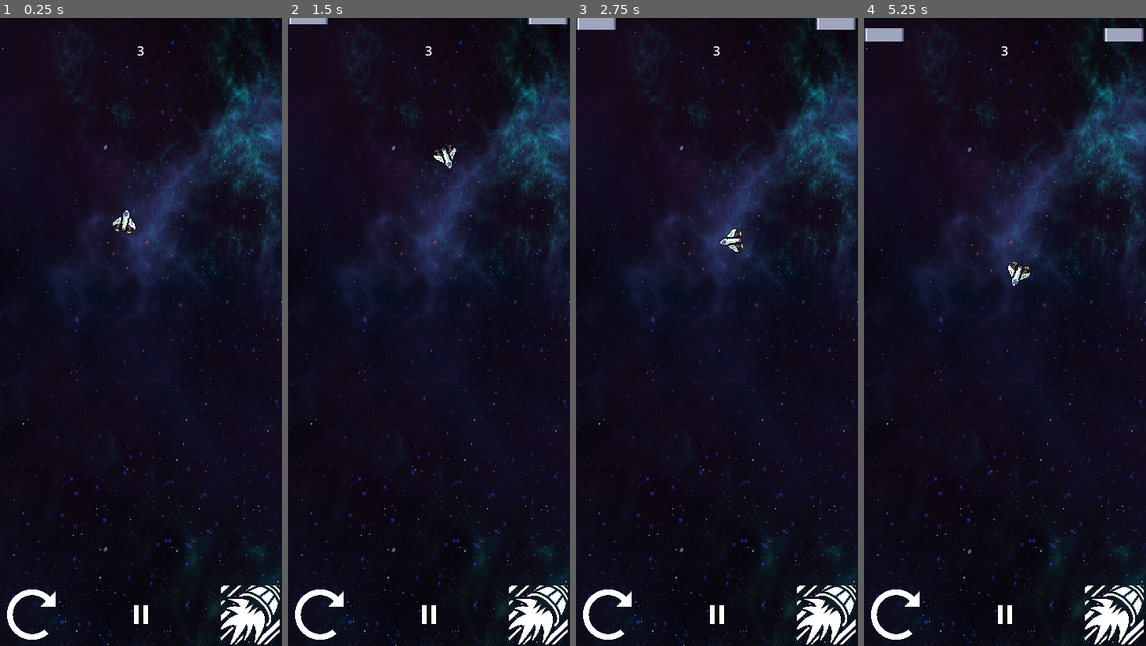
Above: before the commit, frames 1-4 (left to right).
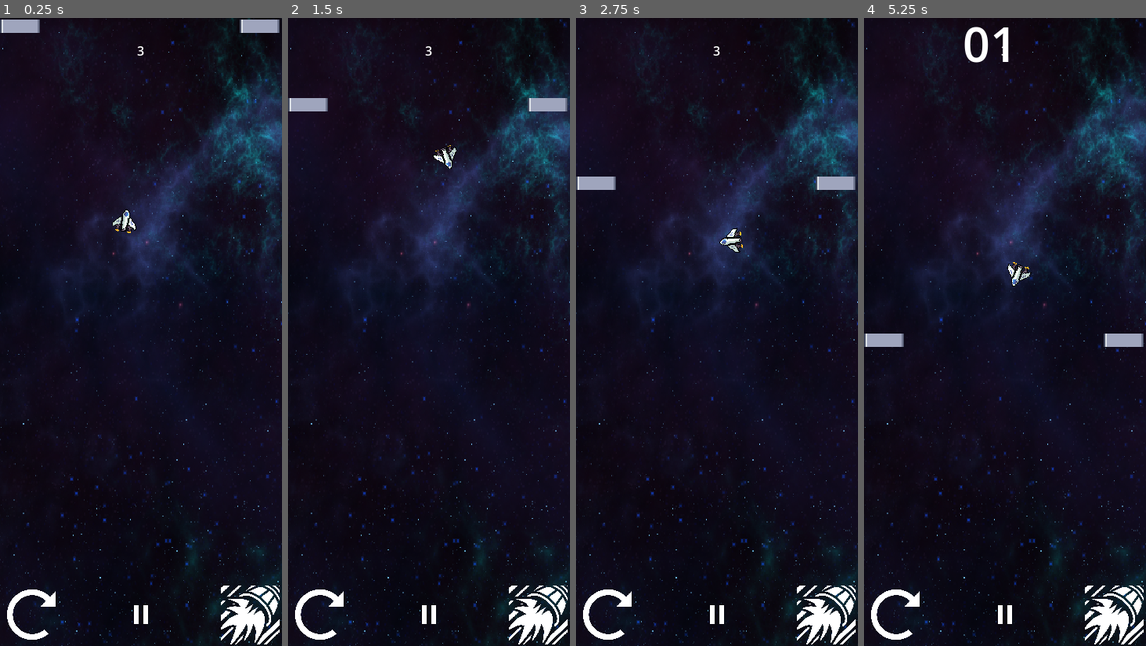
Above: after the commit, the same moments.

Repository: Alxlol/NeonSurge2
Game: Godot game, scene res://levels/master_level.tscn
The game is run twice, just before and just after one commit, with the same random seed, the same clock (stepped at 60 frames per second) and the same inputs.
Inputs:
- Up to frame 1 (0.25 s): no input
- Up to frame 2 (1.5 s): hold Space (Thrust) 0.53-1.28 s; tap Ctrl (Rotate) at 0.6, 1.35 s
- Up to frame 3 (2.75 s): hold Space (Thrust) from 2.03 s (still down); tap Ctrl (Rotate) at 2.1 s
- Up to frame 4 (5.25 s): tap Ctrl (Rotate) every 0.75 s from 2.85 to 5.1 s; release Space (Thrust) at 3.53 s

The runs differ from the first frame. In frame 1, 0.6% of the frame differs, in the area x 0-100%, y 0-100%; in frame 2, 0.9%; in frame 3, 1.2%; in frame 4, 1.7%, in the area x 0-100%, y 1-98%.

Commit message:
multiply scroll_speed by delta, disabled paralax stars for now

Diff:
--- a/UI/ui.gd
+++ b/UI/ui.gd
@@ -1,11 +1,11 @@
 extends Control
 @onready var health = $Health
 
-func _ready():
-	PlayerState.set_new_health.connect(update_health)
+#func _ready():
+	#PlayerState.set_new_health.connect(update_health)
 
-func update_health(new_health):
-	health.text = str(new_health)
+#func update_health(new_health):
+	#health.text = str(new_health)
 
 func _on_thrust_button_pressed() -> void:
 	PlayerState.player_instance.thrust_component.thrust_forward()
--- a/UI/ui.tscn
+++ b/UI/ui.tscn
@@ -6,6 +6,7 @@
 [ext_resource type="Texture2D" uid="uid://btiwt3bnfesc0" path="res://art/ui/pause-button.png" id="3_rb6qd"]
 
 [node name="UserInterface" type="Control"]
+z_index = 100
 layout_mode = 3
 anchors_preset = 15
 anchor_right = 1.0
--- a/global/player_state.gd
+++ b/global/player_state.gd
@@ -9,7 +9,6 @@
 signal set_new_health(new_health: int)
 
 func _ready() -> void:
-	# Spawn player at the start of the level
 	PlayerState.respawn_player(Vector2(160, 256))
 
 func decrement_health(amount):
--- a/levels/infinity/module_spawner.gd
+++ b/levels/infinity/module_spawner.gd
@@ -1,6 +1,6 @@
 extends Node2D
 
-@export var scrolling_speed : float = 0.1
+@export var scrolling_speed : float = 80
 
 var modules : Array[PackedScene] = [
 	preload("res://levels/infinity/modules/module_01.tscn"),
@@ -11,6 +11,7 @@
 var newest_module = null
 
 func _ready() -> void:
+	randomize()
 	spawn_first_module()
 	spawn_module()
 
@@ -18,7 +19,7 @@
 	var random_index = randi() % modules.size()
 	var module_instance = modules[random_index].instantiate()
 	if(newest_module):
-		module_instance.position.y = newest_module.get_node('spawn_point').global_position.y - DisplayServer.window_get_size().y
+		module_instance.position.y = newest_module.get_node('spawn_point').global_position.y - 800
 		module_instance.scrolling_speed = scrolling_speed
 		module_instance.connect('spawn_detection', spawn_module)
 		add_child(module_instance)
@@ -27,7 +28,7 @@
 
 func spawn_first_module():
 	var module_instance = modules[0].instantiate()
-	module_instance.position.y = -DisplayServer.window_get_size().y
+	module_instance.position.y = -800
 	module_instance.scrolling_speed = scrolling_speed
 	module_instance.connect('spawn_detection', spawn_module)
 	add_child(module_instance)
--- a/levels/infinity/modules/master_module.gd
+++ b/levels/infinity/modules/master_module.gd
@@ -1,9 +1,9 @@
 extends Node2D
-@export var scrolling_speed : float = 0.01
+@export var scrolling_speed : float = 30
 signal spawn_detection
 
 func _process(delta: float) -> void:
-	$".".position.y += scrolling_speed
+	$".".position.y += scrolling_speed * delta
 	if ($".".position.y >= 800):
 		print('Deleting module...')
 		queue_free()
--- a/scenes/background.gd
+++ b/scenes/background.gd
@@ -1,6 +1,6 @@
 extends Control
 
-var star_scroll_speed : float = 0.008
+var star_scroll_speed : float = 14
 var rng : RandomNumberGenerator = RandomNumberGenerator.new()
 
 # Called when the node enters the scene tree for the first time.
@@ -11,7 +11,7 @@
 
 # Called every frame. 'delta' is the elapsed time since the previous frame.
 func _process(delta: float) -> void:
-	$ParallaxBackground.scroll_offset.y += star_scroll_speed
+	$ParallaxBackground.scroll_offset.y += star_scroll_speed * delta
 	pass
 
 func set_random_background_position() -> void:
--- a/scenes/background.tscn
+++ b/scenes/background.tscn
@@ -8,6 +8,7 @@
 blend_mode = 1
 
 [node name="Background" type="Control"]
+z_index = -1
 layout_mode = 3
 anchors_preset = 15
 anchor_right = 1.0
@@ -30,13 +31,14 @@
 
 [node name="ParallaxBackground" type="ParallaxBackground" parent="."]
 layer = 0
+visible = false
 scroll_offset = Vector2(50, 50)
 
 [node name="ParallaxLayer" type="ParallaxLayer" parent="ParallaxBackground"]
 motion_mirroring = Vector2(0, 1024)
 
 [node name="Sprite2D" type="Sprite2D" parent="ParallaxBackground/ParallaxLayer"]
-modulate = Color(1, 1, 1, 0.392157)
+modulate = Color(1, 1, 1, 0.701961)
 material = SubResource("CanvasItemMaterial_v164r")
 position = Vector2(140, 422)
 texture = ExtResource("2_4u0cv")
--- a/scenes/player.tscn
+++ b/scenes/player.tscn
@@ -84,6 +84,7 @@
 size = Vector2(32, 32)
 
 [node name="Player" type="RigidBody2D" groups=["player"]]
+z_index = 50
 linear_damp = 3.0
 script = ExtResource("1_ddm68")
 
